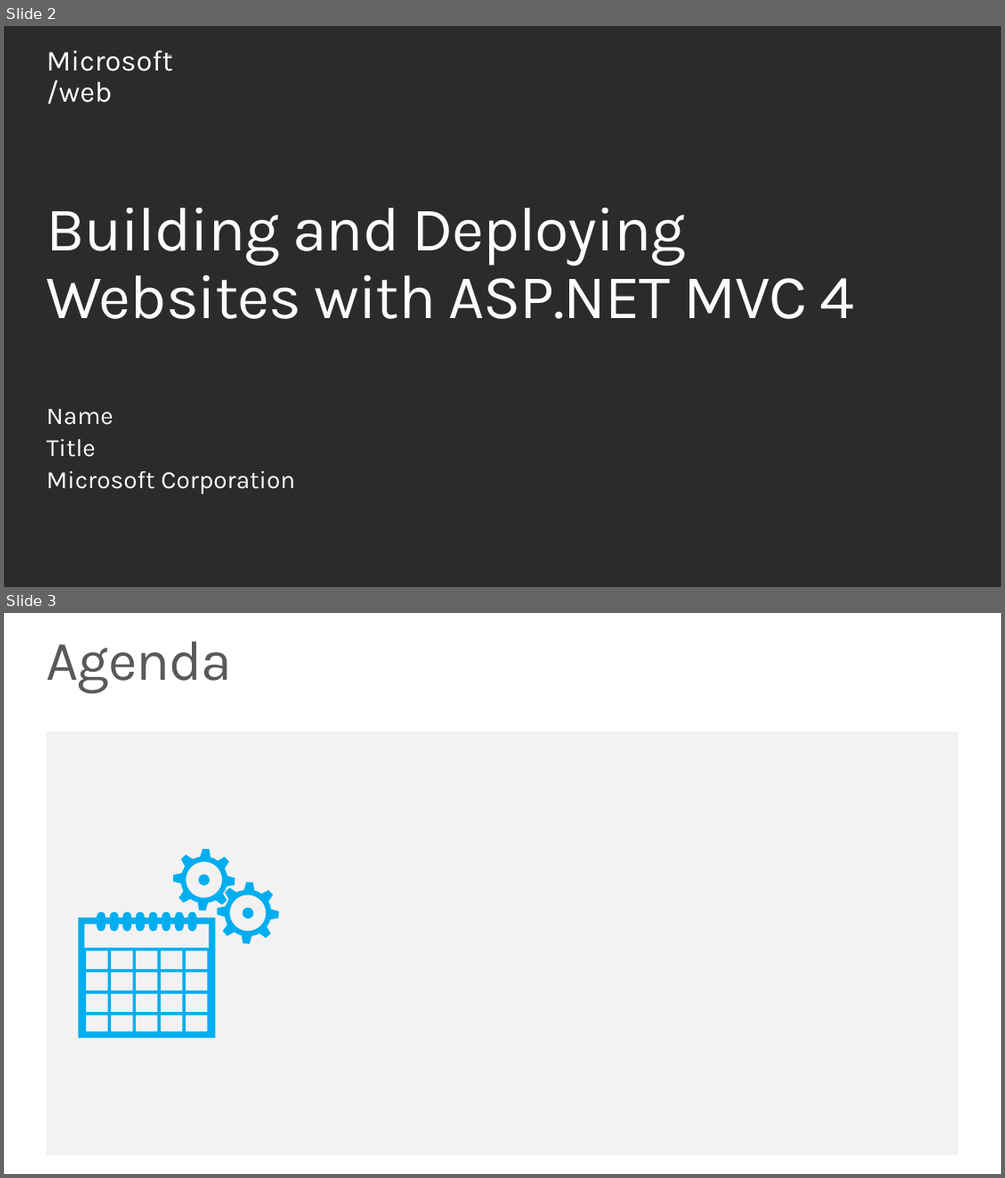
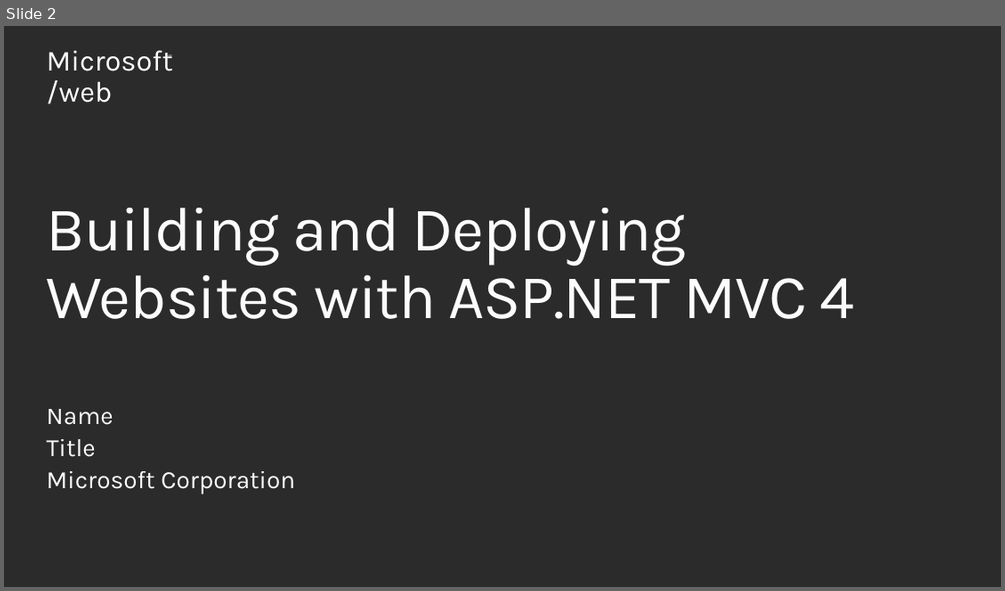
Before and after one commit to Microsoft-Web/PRESENTATION-BuildingDeployingMVC4, a slide deck: BuildingDeployingMVC4.pptx. Shown one above the other, each under a label of ours: slides 2 and 3 before the commit, slide 2 after it. The pictures are 1005x1178 and 1005x591 pixels, drawn with LibreOffice and Linux fonts; fonts in the diff are those of the drawing; background and template pictures are left out; a plain dark background stands for a picture behind light text. Boxes give left, top, right and bottom in pixels: in the first picture for what was removed or moved away, otherwise in the second. Text is boxed around its words. In the diff, an @@ line names an element or a change of style, - is before the commit and + after.

```diff
--- a/BuildingDeployingMVC4.pptx
+++ b/BuildingDeployingMVC4.pptx
@@ slide 3 removed at (4,613,1001,1174), background #FFFFFF @@
@@ title removed at (47,641,232,693) @@
-Agenda
@@ rectangle removed at (47,731,958,1155) @@
@@ freeform shape removed at (78,849,278,1038) @@
```
Also in this commit, not shown: 2 slides added.
